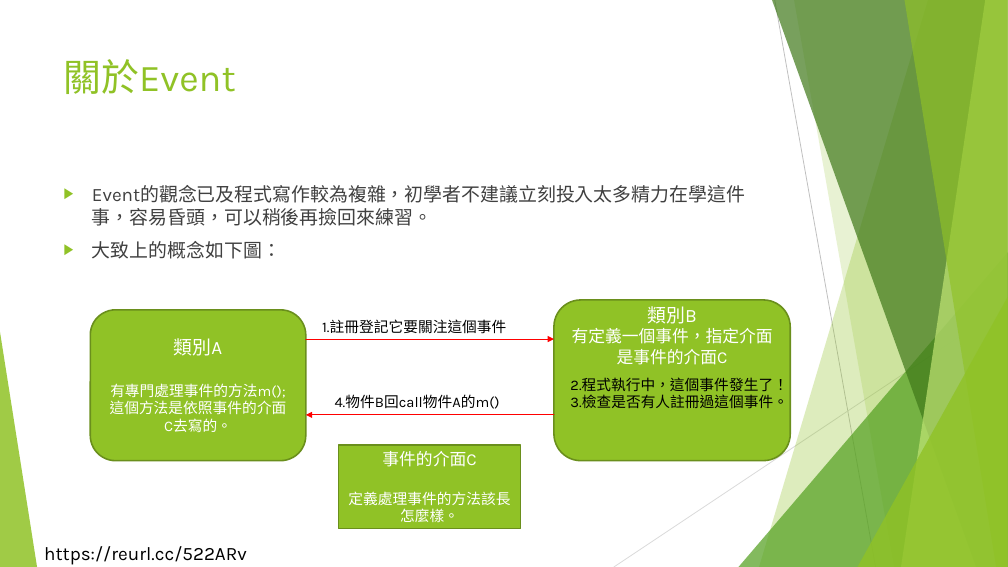
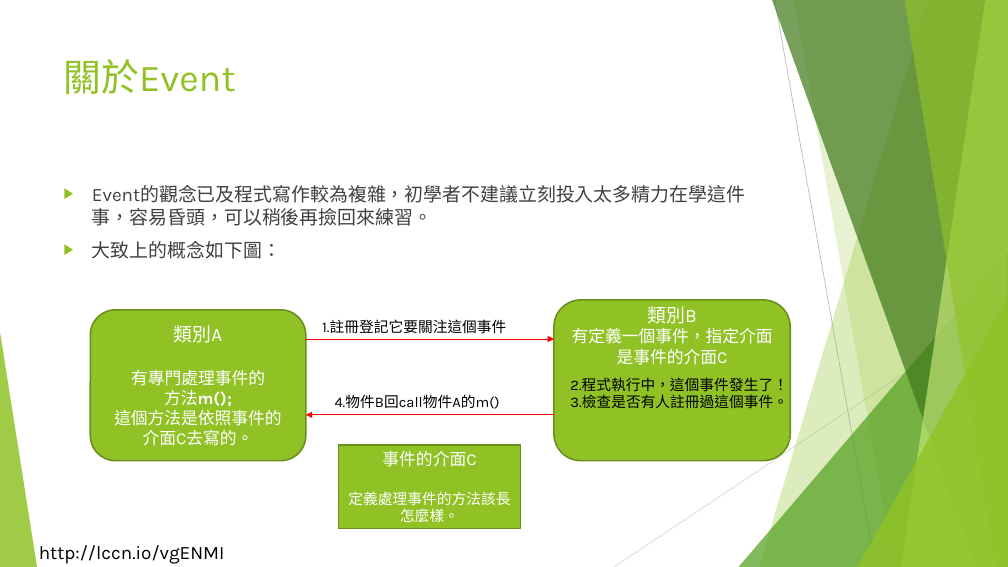
Before and after one commit to liulawsi/My_PPTs, a slide deck: slide 27 of LCC/Java/10_物件導向程式設計.pptx. Drawn at 1008x567 pixels with LibreOffice and Linux fonts; fonts in the diff are those of the drawing; background and template pictures are left out. Boxes give left, top, right and bottom in pixels: in the first picture for what was removed or moved away, otherwise in the second. Text is boxed around its words. In the diff, an @@ line names an element or a change of style, - is before the commit and + after.

```diff
--- a/LCC/Java/10_物件導向程式設計.pptx
+++ b/LCC/Java/10_物件導向程式設計.pptx
@@ text in rounded rectangle at [114,370,281,446]: text changed; size 14 to 16 pt @@
-有專門處理事件的方法m();
-這個方法是依照事件的介面C去寫的。
+有專門處理事件的
+方法m();
+這個方法是依照事件的
+介面C去寫的。
@@ text added at [39,545,225,564], 18 pt, text #000000 @@
+http://lccn.io/vgENMI
@@ text removed at [44,546,247,565] @@
-https://reurl.cc/522ARv
```
Also in this commit, not shown: 39 other slides changed, 17 slides added, 7 other files.
